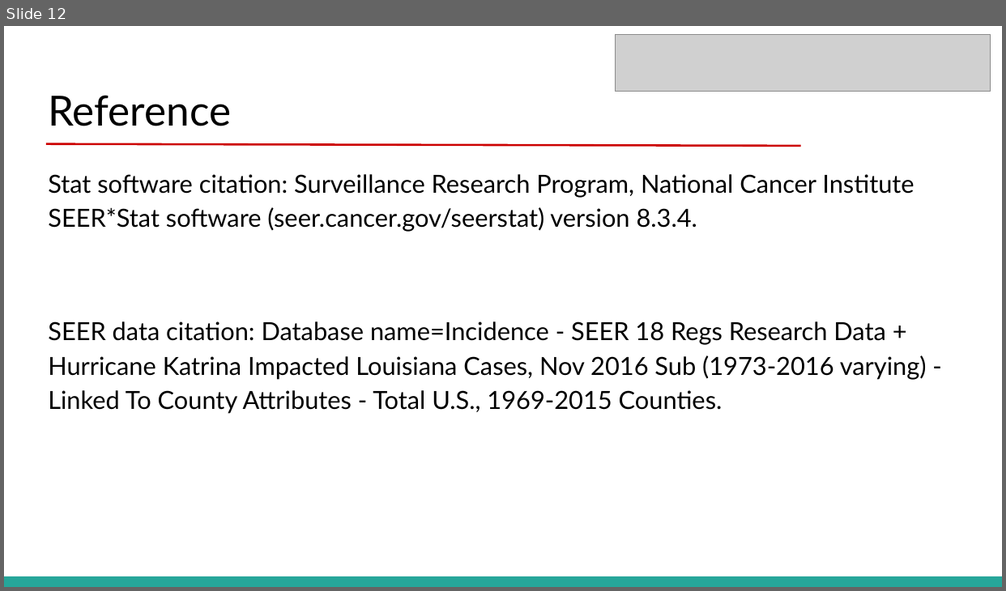
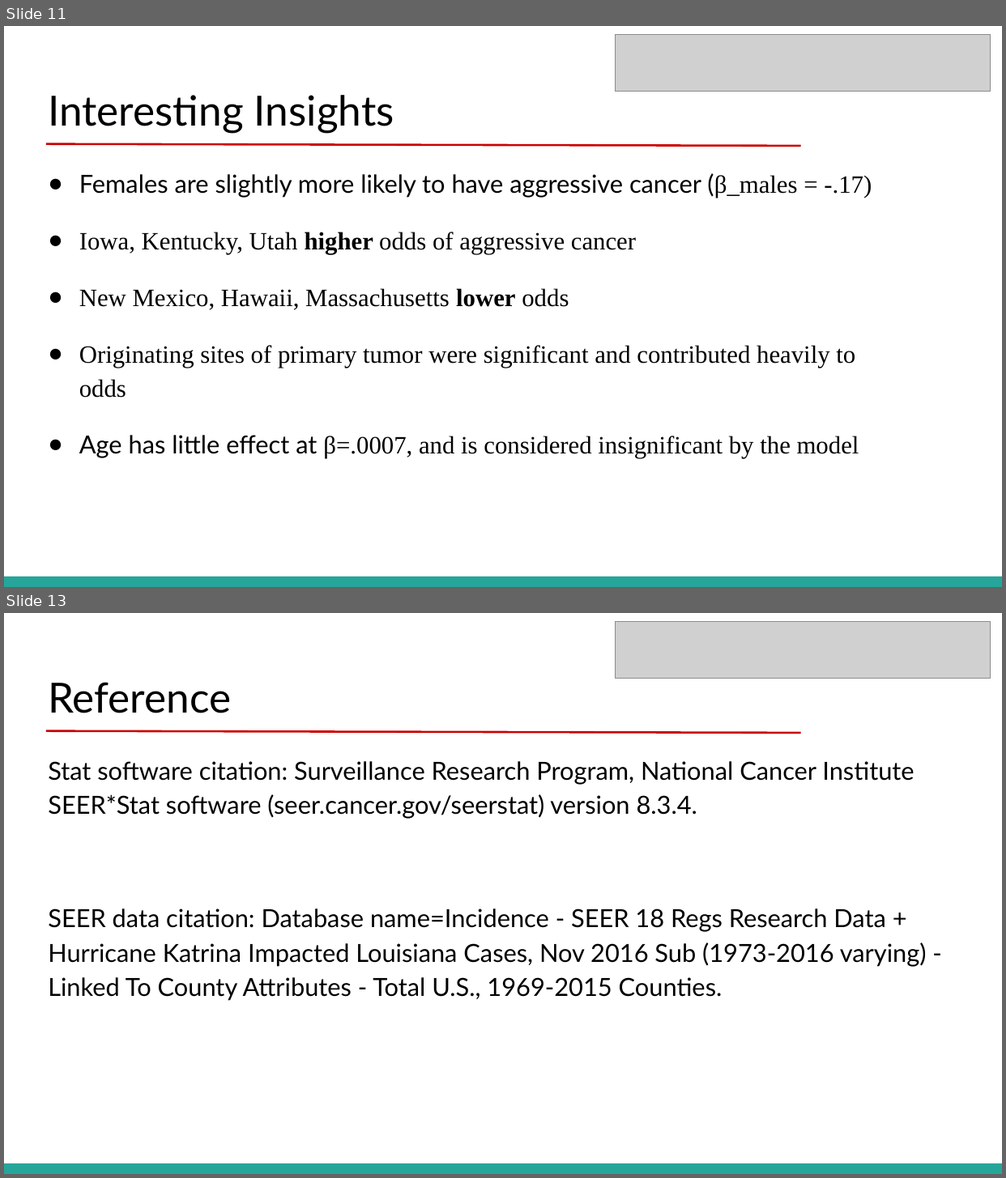
Before and after one commit to ludmila77/Team1-MIS536, a slide deck: reports/Final Presentation.pptx. Shown one above the other, each under a label of ours: slide 12 before the commit, slides 11 and 13 after it; the slides between them are not shown. The pictures are 1006x591 and 1006x1178 pixels, drawn with LibreOffice and Linux fonts; fonts in the diff are those of the drawing; grey boxes stand for pictures. Boxes give left, top, right and bottom in pixels: in the first picture for what was removed or moved away, otherwise in the second. Text is boxed around its words. In the diff, an @@ line names an element or a change of style, - is before the commit and + after.

```diff
--- a/reports/Final Presentation.pptx
+++ b/reports/Final Presentation.pptx
@@ slide 11 added at (x1=4, y1=26, x2=1002, y2=587), background #FFFFFF; not listed: 1 template element that a slide beside it also shows @@
@@ picture added at (x1=615, y1=34, x2=990, y2=91) @@
@@ title added at (x1=48, y1=95, x2=394, y2=134), 30 pt, text #000000 @@
+Interesting Insights
@@ line added from (46, 143) to (800, 146), #CC0000 1.5 pt @@
@@ text added at (x1=79, y1=173, x2=872, y2=459), 18 pt, text #000000 @@
+● Females are slightly more likely to have aggressive cancer (β_males = -.17)
+● Iowa, Kentucky, Utah higher odds of aggressive cancer
+● New Mexico, Hawaii, Massachusetts lower odds
+● Originating sites of primary tumor were significant and contributed heavily to odds
+● Age has little effect at β=.0007, and is considered insignificant by the model
@@ what was slide 12 is now slide 13 @@
```
Also in this commit, not shown: 5 slides changed, 2 other slides added, 1 slide removed.
